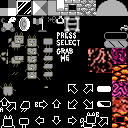
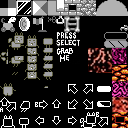
Comparing the layer stacks of the two (128, 128) images. Changes:
removed layer "bg1 - Kopie.png copy #1" over [56, 32, 80, 62]
removed layer "bg1 - Kopie.png copy" over [70, 17, 76, 23]
painted on "bg1.png" over [56, 17, 80, 62]
